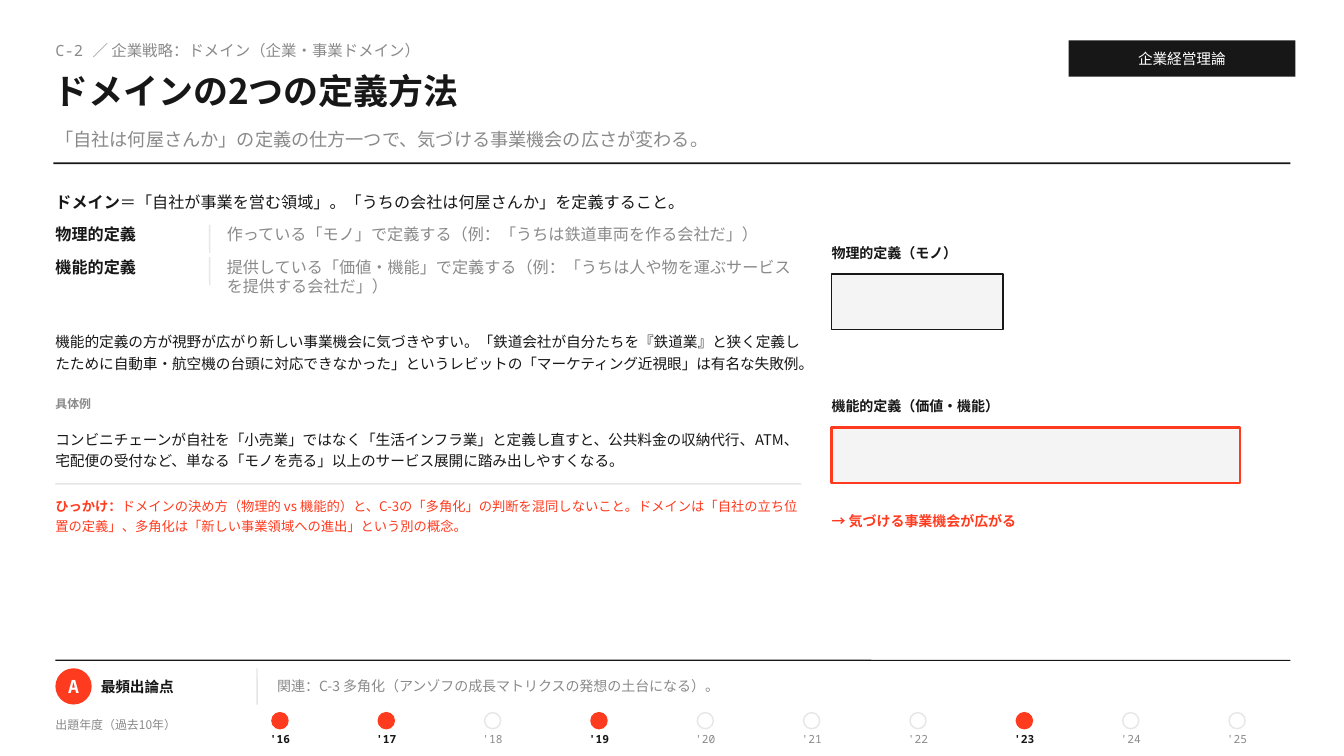
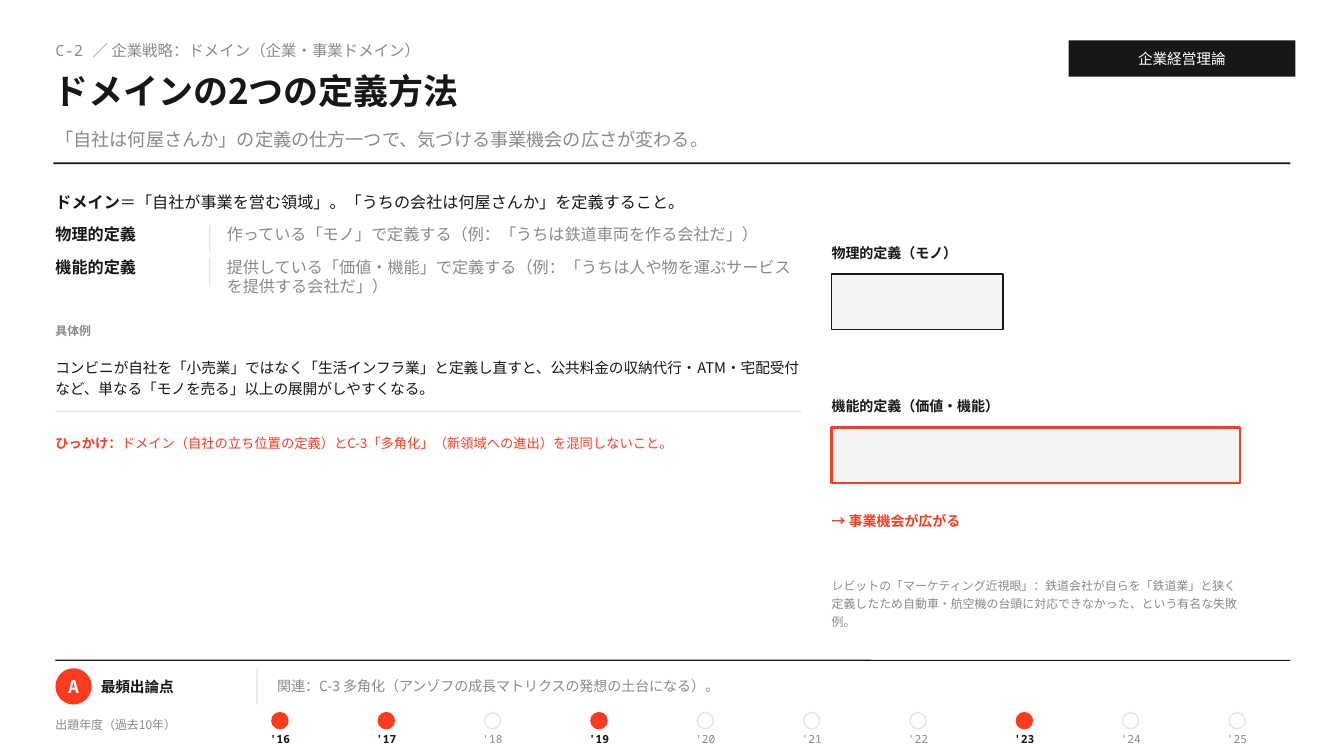
Before and after one commit to MasatoshiSano/SMEC, a slide deck: slide 6 of slides/1st_stage/C_business_administration.pptx. Drawn at 1344x756 pixels with LibreOffice and Linux fonts; fonts in the diff are those of the drawing. Boxes give left, top, right and bottom in pixels: in the first picture for what was removed or moved away, otherwise in the second. Text is boxed around its words. In the diff, an @@ line names an element or a change of style, - is before the commit and + after.

```diff
--- a/slides/1st_stage/C_business_administration.pptx
+++ b/slides/1st_stage/C_business_administration.pptx
@@ text "具体例": place and size @@
-text "具体例" at [55,398,798,468]
+text "具体例" at [55,325,799,396]
@@ text removed at [55,334,813,371] @@
-機能的定義の方が視野が広がり新しい事業機会に気づきやすい。「鉄道会社が自分たちを『鉄道業』と狭く定義したために自動車・航空機の台頭に対応できなかった」というレビットの「マーケティング近視眼」は有名な失敗例。
@@ text at [55,360,799,396]: text changed @@
-コンビニチェーンが自社を「小売業」ではなく「生活インフラ業」と定義し直すと、公共料金の収納代行、ATM、宅配便の受付など、単なる「モノを売る」以上のサービス展開に踏み出しやすくなる。
+コンビニが自社を「小売業」ではなく「生活インフラ業」と定義し直すと、公共料金の収納代行・ATM・宅配受付など、単なる「モノを売る」以上の展開がしやすくなる。
@@ line moved from (55, 484) - (802, 484) to (55, 411) - (802, 411) @@
@@ text at [55,436,672,449]: text changed @@
-ひっかけ：ドメインの決め方（物理的 vs 機能的）と、C-3の「多角化」の判断を混同しないこと。ドメインは「自社の立ち位置の定義」、多角化は「新しい事業領域への進出」という別の概念。
+ひっかけ：ドメイン（自社の立ち位置の定義）とC-3「多角化」（新領域への進出）を混同しないこと。
@@ text at [849,514,961,528]: text changed @@
-→ 気づける事業機会が広がる
+→ 事業機会が広がる
@@ text added at [832,580,1237,627], 8.5 pt, text #8A8A8A @@
+レビットの「マーケティング近視眼」：鉄道会社が自らを「鉄道業」と狭く定義したため自動車・航空機の台頭に対応できなかった、という有名な失敗例。
```
Also in this commit, not shown: 6 other slides changed, 2 other files.
